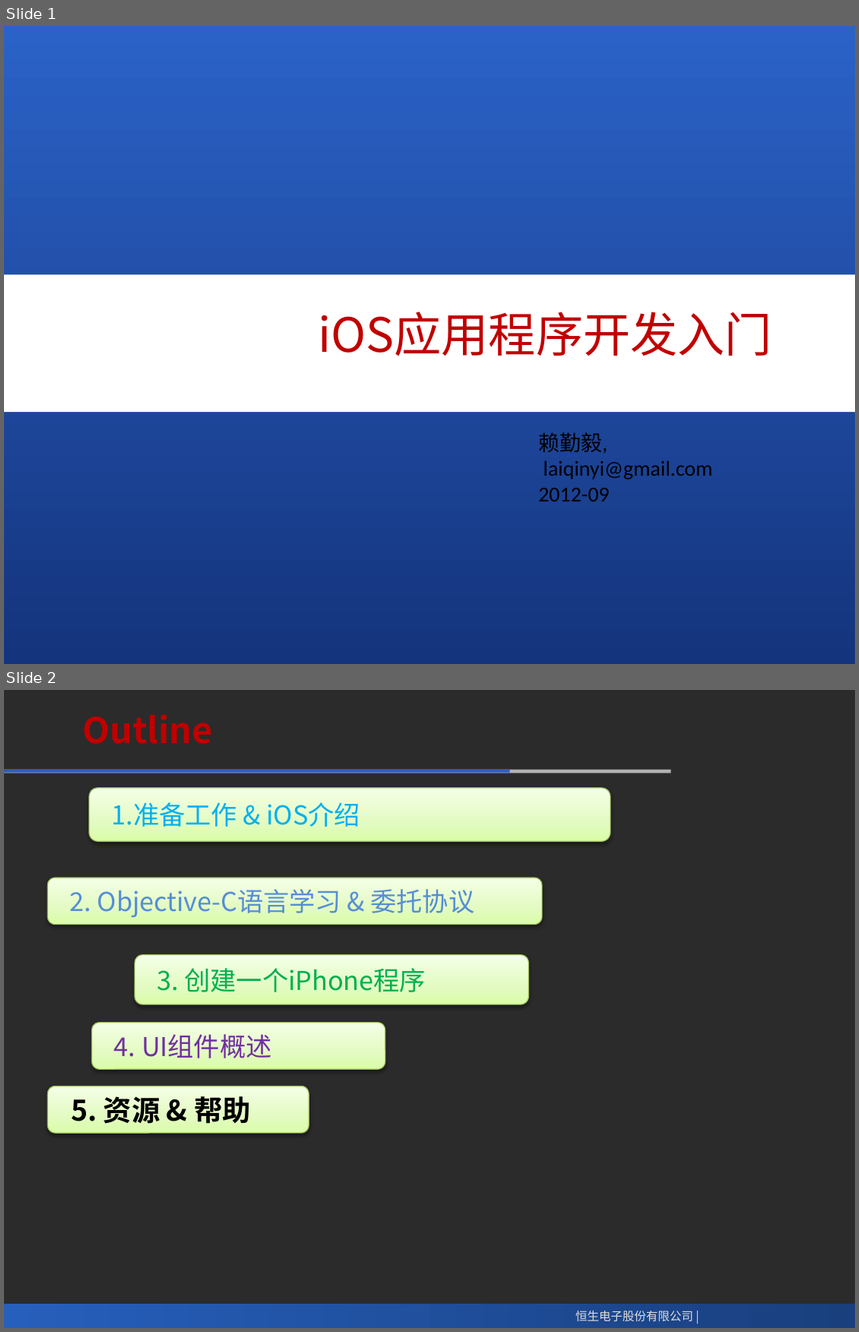
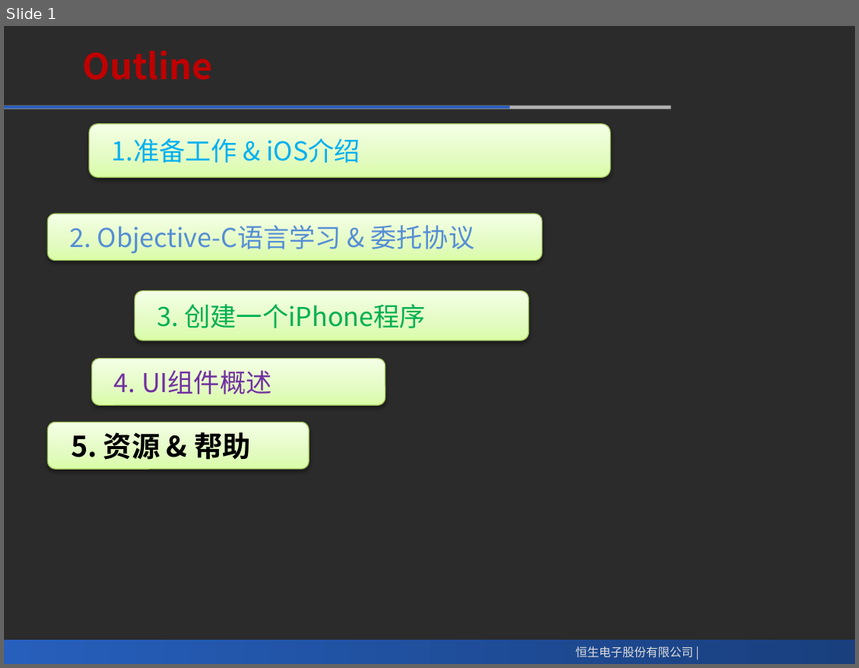
Before and after one commit to meadlai/HS-iOS-Develop-GetStart, a slide deck: matiral/iOS应用程序开发入门.pptx. Shown one above the other, each under a label of ours: slides 1 and 2 before the commit, slide 1 after it. The pictures are 859x1332 and 859x668 pixels, drawn with LibreOffice and Linux fonts; fonts in the diff are those of the drawing; background and template pictures are left out; a plain dark background stands for a picture behind light text. Boxes give left, top, right and bottom in pixels: in the first picture for what was removed or moved away, otherwise in the second. Text is boxed around its words. In the diff, an @@ line names an element or a change of style, - is before the commit and + after.

```diff
--- a/matiral/iOS应用程序开发入门.pptx
+++ b/matiral/iOS应用程序开发入门.pptx
@@ slide 1 removed at <box>4,26,855,664</box>, background #FFFFFF; not listed: 4 template elements that a slide beside it also shows @@
@@ rectangle removed at <box>4,26,855,664</box> @@
@@ rectangle removed at <box>4,275,855,411</box> @@
@@ title removed at <box>318,312,772,356</box> @@
-iOS应用程序开发入门
@@ text removed at <box>538,433,713,502</box> @@
-赖勤毅,
-laiqinyi@gmail.com
-2012-09
@@ what was slide 2 is now slide 1 @@
```
